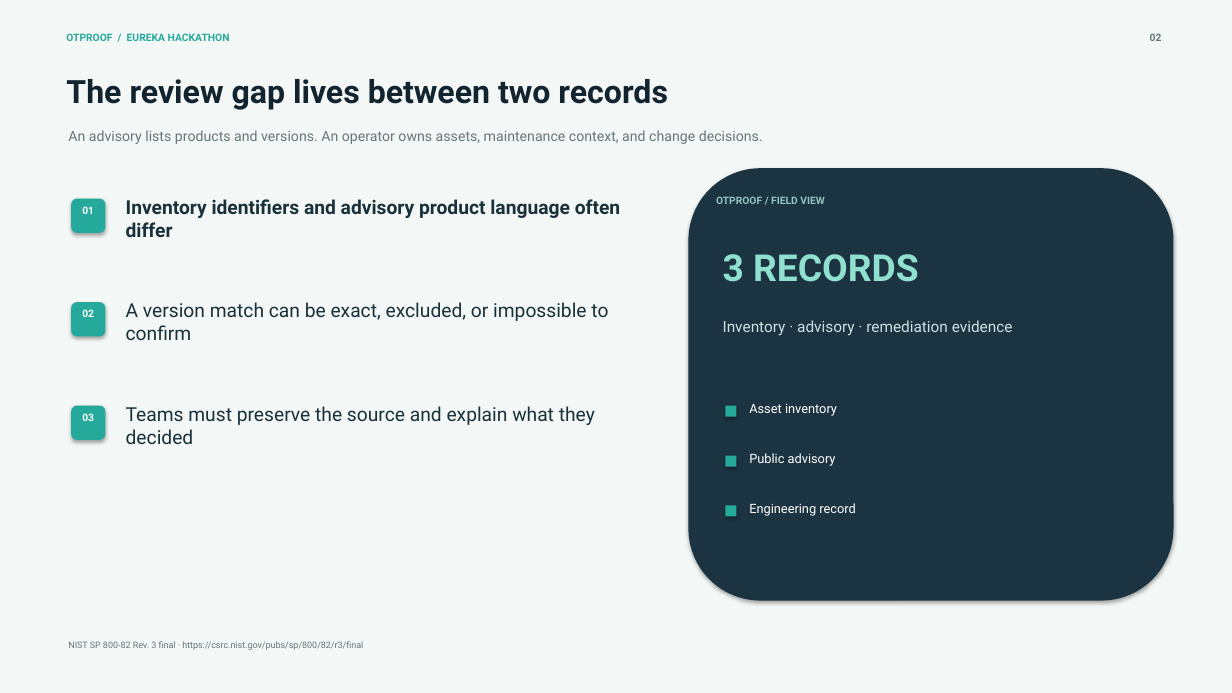
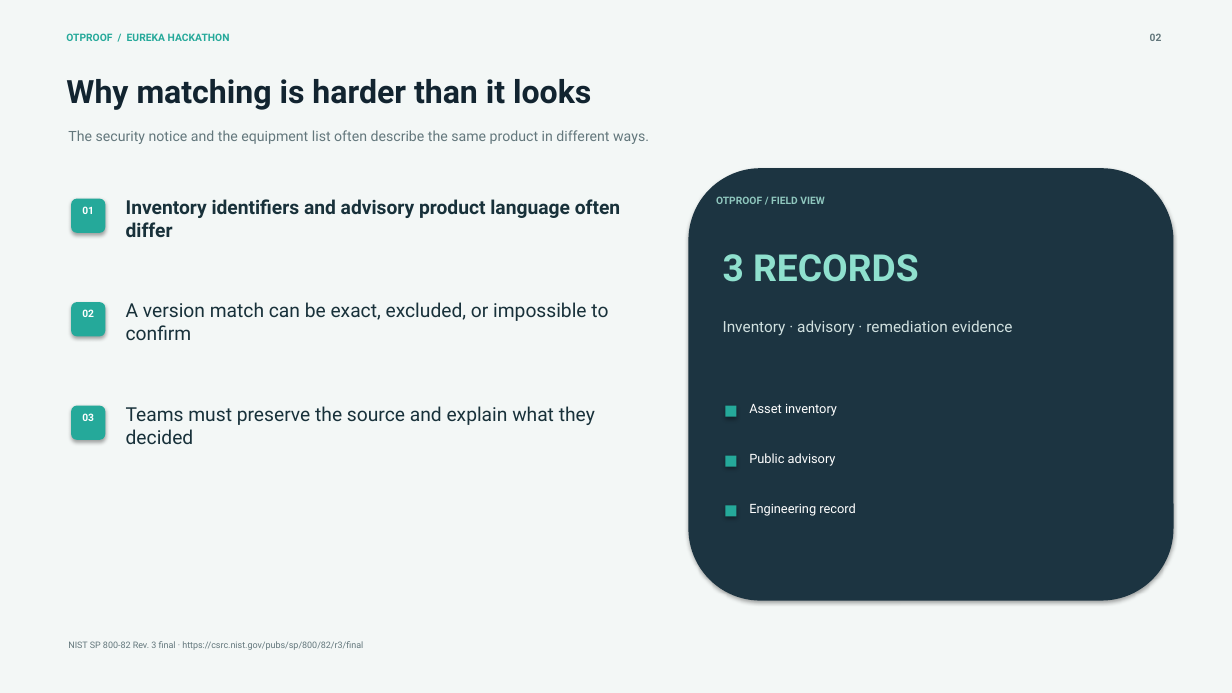
Before and after one commit to deepeshaiml/OTProof, a slide deck: slide 2 of OTProof_Pitch_Deck.pptx. Drawn at 1232x693 pixels with LibreOffice and Linux fonts; fonts in the diff are those of the drawing. Boxes give left, top, right and bottom in pixels: in the first picture for what was removed or moved away, otherwise in the second. Text is boxed around its words. In the diff, an @@ line names an element or a change of style, - is before the commit and + after.

```diff
--- a/OTProof_Pitch_Deck.pptx
+++ b/OTProof_Pitch_Deck.pptx
@@ text at (66, 79, 591, 110): text changed @@
-The review gap lives between two records
+Why matching is harder than it looks
@@ text at (68, 130, 649, 144): text changed @@
-An advisory lists products and versions. An operator owns assets, maintenance context, and change decisions.
+The security notice and the equipment list often describe the same product in different ways.
```
Also in this commit, not shown: 13 other slides changed, 1 slide added, 16 other files.
